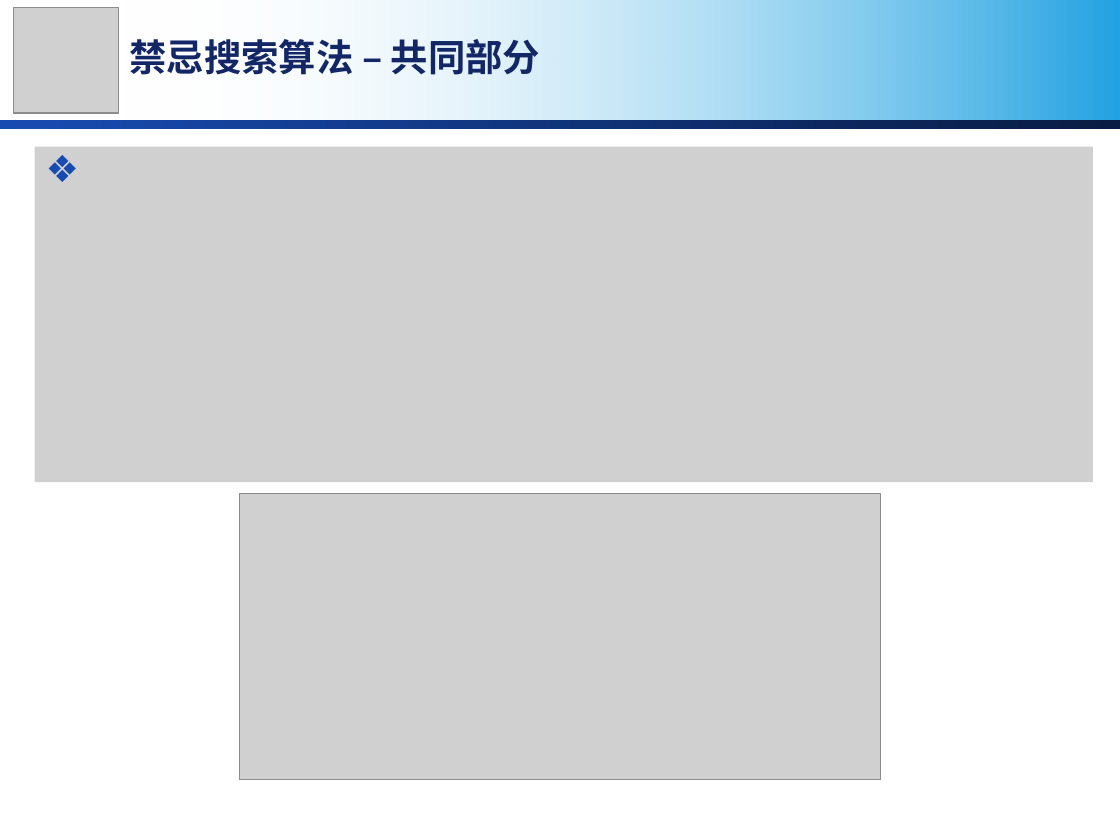
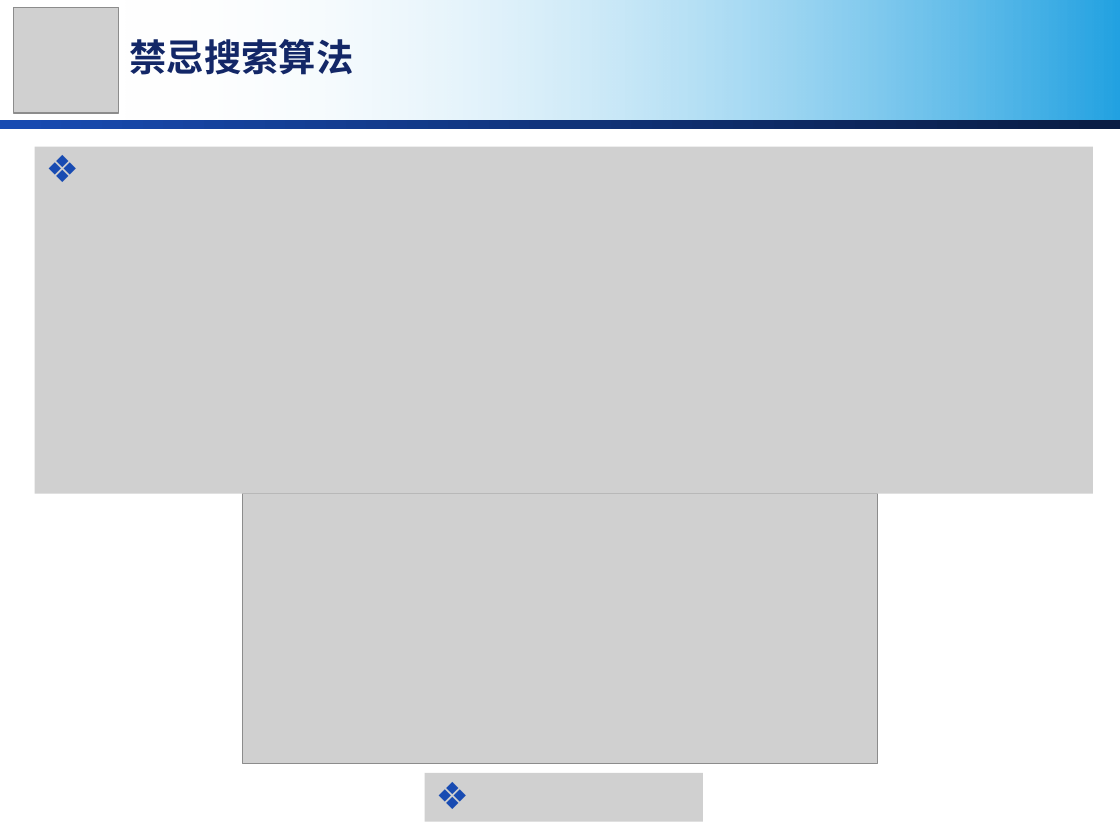
Before and after one commit to MirrichWangD/MUST, a slide deck: slide 13 of 管理學導論/presentation.pptx (slide 11 before the commit). Drawn at 1120x840 pixels with LibreOffice and Linux fonts; fonts in the diff are those of the drawing; grey boxes stand for pictures; background and template pictures are left out. Boxes give left, top, right and bottom in pixels: in the first picture for what was removed or moved away, otherwise in the second. Text is boxed around its words. In the diff, an @@ line names an element or a change of style, - is before the commit and + after.

```diff
--- a/管理學導論/presentation.pptx
+++ b/管理學導論/presentation.pptx
@@ text at (130, 39, 354, 75): text changed @@
-禁忌搜索算法 – 共同部分
+禁忌搜索算法
@@ picture: place and size @@
-picture at (35, 147, 1093, 483)
+picture at (35, 147, 1093, 494)
@@ picture: place and size @@
-picture at (240, 494, 880, 780)
+picture at (243, 494, 878, 764)
@@ picture added at (424, 773, 703, 822) @@
```
Also in this commit, not shown: 8 other slides changed, 17 slides added.
